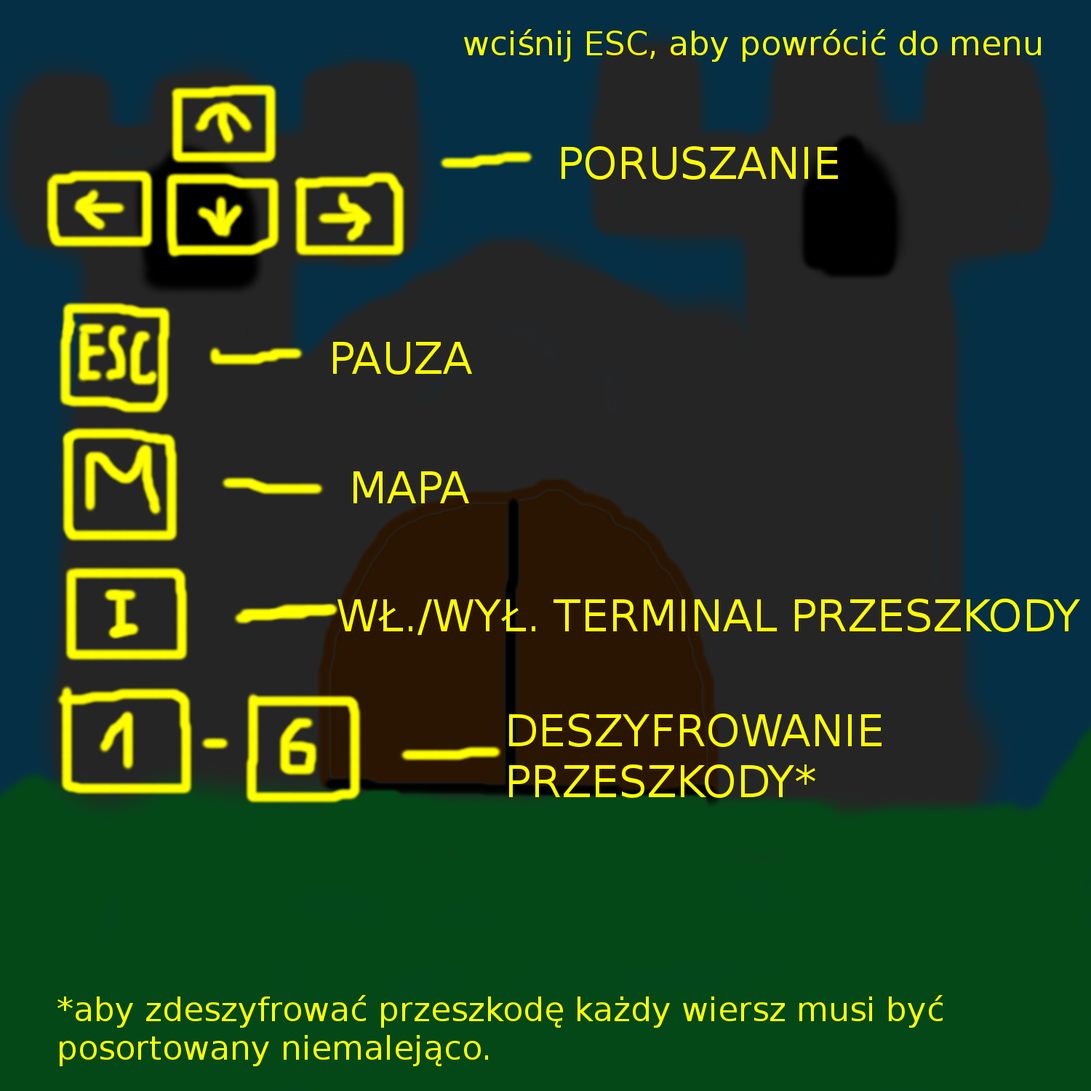
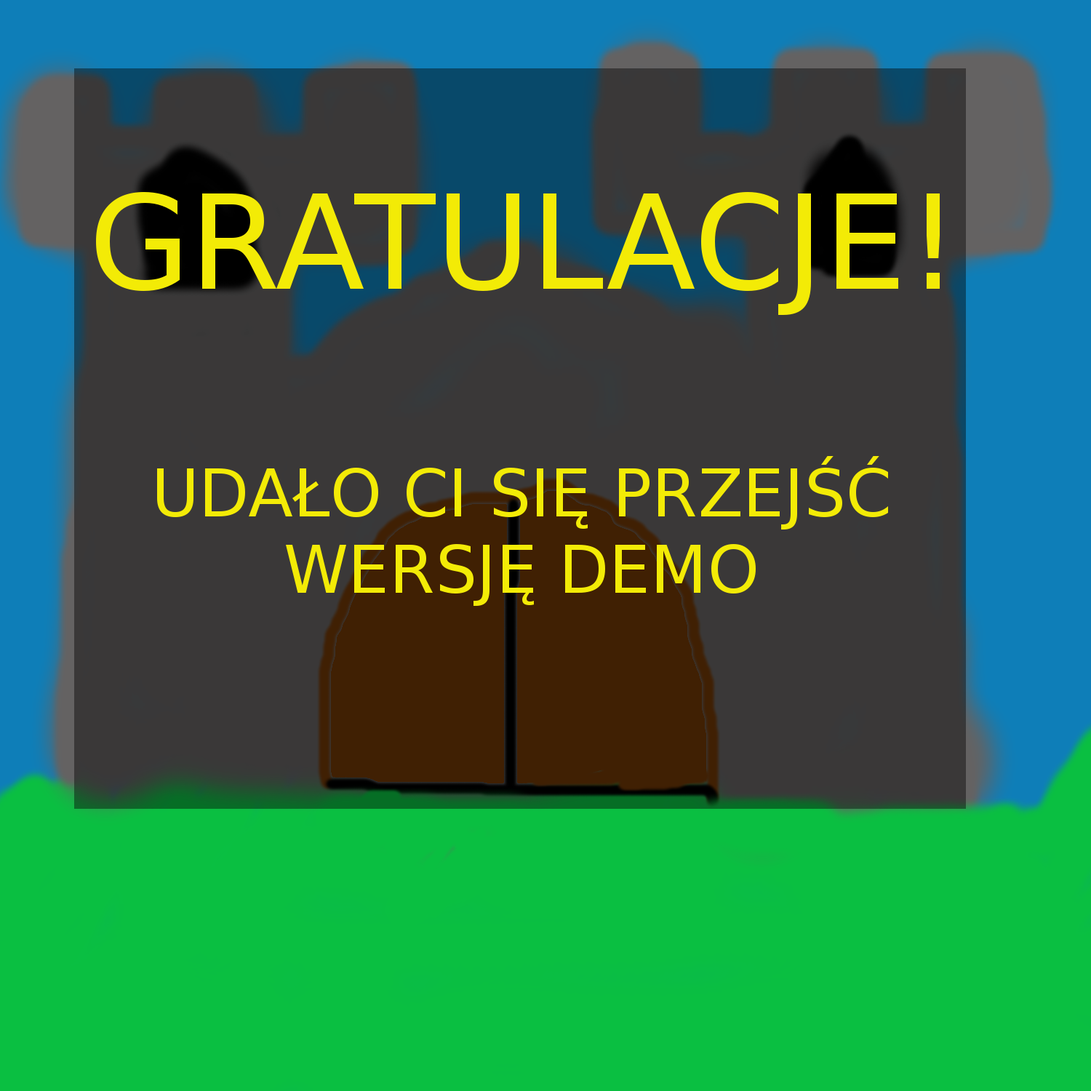
Layer changes from the first 1091px x 1091px image to the second:
added layer "UDAŁO CI SIĘ PRZEJŚĆ WERSJĘ DE..." above "GRATULACJE!" over [157, 456, 889, 607]
added layer "GRATULACJE!" above "Warstwa #3" over [96, 192, 941, 316]
added layer "Warstwa #3" above "PAUZA #1" over [74, 68, 967, 810]
hid "*aby zdeszyfrować przeszkodę k..." over [57, 995, 944, 1067]
hid "DESZYFROWANIE PRZESZKODY*" over [509, 713, 882, 799]
hid "wciśnij ESC, aby powrócić do m..." over [464, 29, 1042, 62]
hid "WŁ./WYŁ. TERMINAL PRZESZKODY" over [337, 598, 1081, 636]
hid "PAUZA" over [333, 342, 473, 375]
hid "MAPA" over [353, 471, 470, 504]
hid "PORUSZANIE" over [561, 146, 839, 180]
hid "Warstwa #1" over [0, 0, 1091, 1091]
